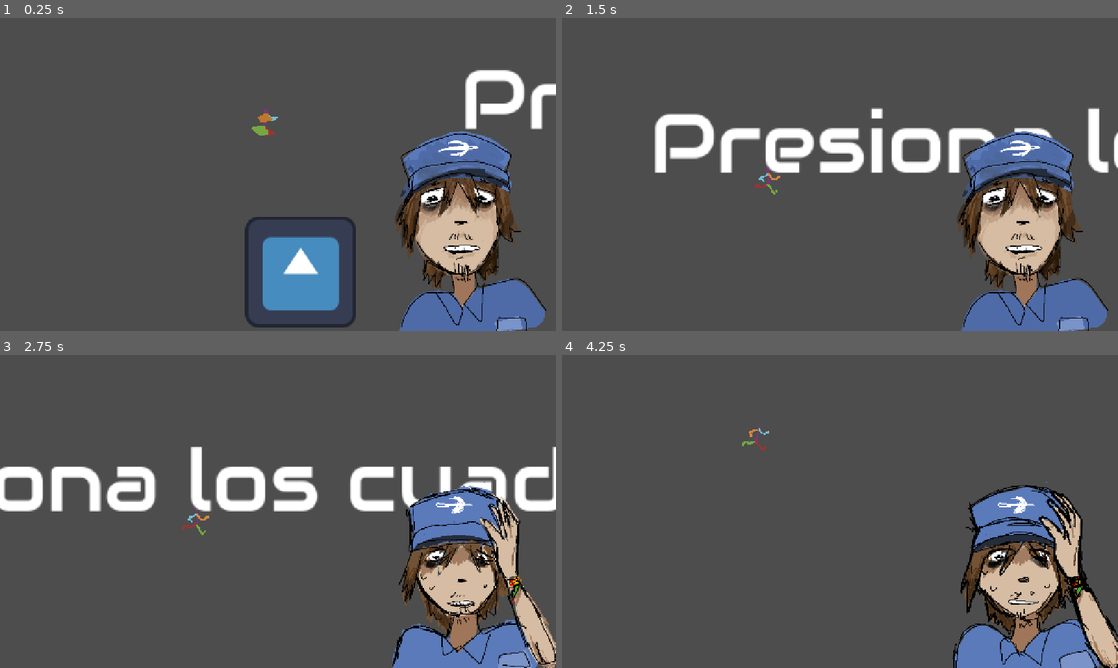
Above: before the commit, frames 1-4 (two rows, left to right).
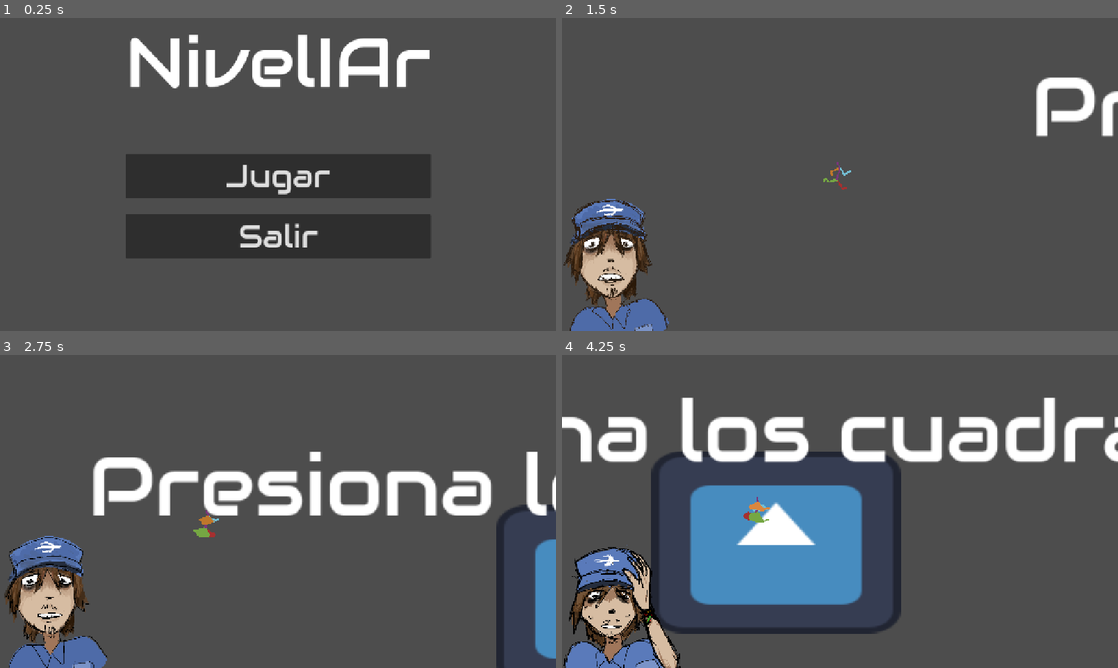
Above: after the commit, the same moments.

Repository: ActivePowah/ONIET-30-ODV
Game: Godot game, scene res://interfaz/menu.tscn
The game is run twice, just before and just after one commit, with the same random seed, the same clock (stepped at 60 frames per second) and the same inputs. Before the commit the project starts from res://sistemas/overworld/overworld.tscn. The engine's default icon, where the game draws it, is replaced by a stand-in: a white triangle on a blue panel in a dark square. Sound files missing from this copy of the repository are replaced by a short silence.
Inputs (mouse positions are in pixels of both pictures, inside the frame that each line leads up to):
- Up to frame 1 (0.25 s): no input
- Up to frame 2 (1.5 s): click (840, 174) at 0.5 s, where only the run after the commit has a clickable "Jugar"; click (728, 161) at 1.25 s, where only the run after the commit has a clickable "1"
- Up to frame 3 (2.75 s): move the mouse to (400, 495) at 2.02 s; press the mouse at (400, 495) at 2.03 s
- Up to frame 4 (4.25 s): move the mouse to (728, 527) at 2.77 s; release the mouse at (728, 527) at 2.78 s; click (728, 527) at 2.85 s; move the mouse to (895, 442) at 3.52 s; press the mouse at (895, 442) at 3.53 s

The runs differ from the first frame. In frame 1, 33% of the frame differs, in the area x 22-100%, y 5-100%; in frame 2, 24%; in frame 3, 28%; in frame 4, 40%, in the area x 0-100%, y 13-100%.

Commit message:
pequeños cambios flipo

Diff:
--- /dev/null
+++ b/interfaz/nivel_1.gd
@@ -0,0 +1,7 @@
+extends Button
+
+
+func _ready() -> void:
+	pressed.connect(func():
+		get_tree().change_scene_to_file("res://sistemas/overworld/nivel_1.tscn")
+		)
--- a/interfaz/selector_de_nivel.tscn
+++ b/interfaz/selector_de_nivel.tscn
@@ -1,6 +1,7 @@
 [gd_scene format=3 uid="uid://dv2on7vfyxj1b"]
 
 [ext_resource type="Theme" uid="uid://bao64fw2qf7ui" path="res://tema_principal.tres" id="1_moa8w"]
+[ext_resource type="Script" uid="uid://bgdeikxgxhh1g" path="res://interfaz/nivel_1.gd" id="2_bw4h4"]
 [ext_resource type="Script" uid="uid://b7grhsg5a1d83" path="res://interfaz/boton_volver.gd" id="2_f02h5"]
 
 [node name="CanvasLayer" type="CanvasLayer" unique_id=1076210625]
@@ -30,10 +31,11 @@
 theme_override_constants/separation = 60
 alignment = 1
 
-[node name="Button3" type="Button" parent="VBoxContainer/HBoxContainer" unique_id=1658415603]
+[node name="Nivel1" type="Button" parent="VBoxContainer/HBoxContainer" unique_id=1658415603]
 custom_minimum_size = Vector2(200, 200)
 layout_mode = 2
 text = "1"
+script = ExtResource("2_bw4h4")
 
 [node name="Button2" type="Button" parent="VBoxContainer/HBoxContainer" unique_id=1984612086]
 custom_minimum_size = Vector2(200, 0)
--- a/project.godot
+++ b/project.godot
@@ -11,7 +11,7 @@
 [application]
 
 config/name="ONIET-ODV-Nivela"
-run/main_scene="uid://xcv20aj60xv1"
+run/main_scene="uid://c8hsyfkkk0bbs"
 config/features=PackedStringArray("4.7", "Forward Plus")
 config/icon="res://icon.svg"
 
--- a/sistemas/componentes/componente_nivelador.gd
+++ b/sistemas/componentes/componente_nivelador.gd
@@ -12,10 +12,10 @@
 	rotacion_inicial = nodo_a_nivelar.rotation
 	area_de_agarre.mouse_entered.connect(_on_mouse_entered)
 	area_de_agarre.mouse_exited.connect(_on_mouse_exited)
-	#area_de_deteccion.body_entered.connect(func(body):
-		#if body is Jugador:
-			#jugador_encima = true
-		#)
+	area_de_deteccion.body_entered.connect(func(body):
+		if body is Jugador:
+			jugador_encima = true
+		)
 
 func _on_mouse_entered():
 	Mano.mouse_entered(self)
--- a/sistemas/overworld/cara_canvas.gd
+++ b/sistemas/overworld/cara_canvas.gd
@@ -16,7 +16,7 @@
 	tiempo_ahora -= delta
 	if tiempo_ahora <= tiempo_ans:
 		cara_sprite.play(&"ansioso")
-		#AudioManager.play_music(AudioManager.canciones[AudioManager.Canciones.ANSIOSO], AudioManager.music_player.get_playback_position())
+		AudioManager.play_music(AudioManager.canciones[AudioManager.Canciones.ANSIOSO], AudioManager.music_player.get_playback_position())
 	if tiempo_ahora <= tiempo_apurado:
 		#cara_sprite.play(&"apurado")
 		#AudioManager.play_music(AudioManager.canciones[AudioManager.Canciones.APURADO], AudioManager.music_player.get_playback_position())
--- a/sistemas/overworld/cara_canvas.tscn
+++ b/sistemas/overworld/cara_canvas.tscn
@@ -45,18 +45,16 @@
 
 [node name="Control" type="Control" parent="." unique_id=590265693]
 layout_mode = 3
-anchors_preset = 3
-anchor_left = 1.0
+anchors_preset = 2
 anchor_top = 1.0
-anchor_right = 1.0
 anchor_bottom = 1.0
-offset_left = -40.0
 offset_top = -40.0
-grow_horizontal = 0
+offset_right = 40.0
 grow_vertical = 0
 
 [node name="Cara" type="AnimatedSprite2D" parent="Control" unique_id=771750043]
-position = Vector2(-163, -199)
+position = Vector2(124.17787, -114.5)
+scale = Vector2(0.6778656, 0.6778656)
 sprite_frames = SubResource("SpriteFrames_aef47")
 animation = &"normal"
 autoplay = "normal"
--- a/sistemas/overworld/nivel_1.tscn
+++ b/sistemas/overworld/nivel_1.tscn
@@ -1,7 +1,17 @@
 [gd_scene format=3 uid="uid://8s3jkcccq1g8"]
 
 [ext_resource type="Script" uid="uid://48stx56iqlx7" path="res://sistemas/overworld/nivel.gd" id="1_xfh1s"]
-[ext_resource type="Texture2D" uid="uid://u5xiuekvy5lp" path="res://assets/musica/icon.svg" id="2_j7yn2"]
+[ext_resource type="Script" uid="uid://bcld1bfgimyjk" path="res://sistemas/componentes/componente_nivelador.gd" id="2_hgbn4"]
+[ext_resource type="PackedScene" uid="uid://bhb2vks51b4tk" path="res://sistemas/overworld/cara_canvas.tscn" id="3_hgbn4"]
+[ext_resource type="Texture2D" uid="uid://dd5370p8fe42i" path="res://icon.svg" id="3_n0lwm"]
+[ext_resource type="PackedScene" uid="uid://msqg6jg0oyxt" path="res://interfaz/efectos_agarrando.tscn" id="4_n0lwm"]
+[ext_resource type="PackedScene" uid="uid://bqntfgk0smxuh" path="res://entidades/jugador/jugador.tscn" id="5_8dk67"]
+
+[sub_resource type="RectangleShape2D" id="RectangleShape2D_r3k05"]
+size = Vector2(289, 211.5)
+
+[sub_resource type="RectangleShape2D" id="RectangleShape2D_hgbn4"]
+size = Vector2(1307, 275)
 
 [node name="Nivel1" type="Node2D" unique_id=1886793892 node_paths=PackedStringArray("spawn")]
 script = ExtResource("1_xfh1s")
@@ -16,15 +26,35 @@
 position = Vector2(6, 52)
 polygon = PackedVector2Array(-284, -72, 170, -60, 291, -103, 763, -107, 967.2954, 6.0488586, 1016, 33, 360, 141, -69, 149)
 
+[node name="ComponenteNivelador" type="Node2D" parent="StaticBody2D" unique_id=1972579857 node_paths=PackedStringArray("nodo_a_nivelar", "area_de_agarre", "area_de_deteccion")]
+script = ExtResource("2_hgbn4")
+nodo_a_nivelar = NodePath("..")
+area_de_agarre = NodePath("../Area2D")
+area_de_deteccion = NodePath("../Area2D2")
+metadata/_custom_type_script = "uid://bcld1bfgimyjk"
+
+[node name="Area2D" type="Area2D" parent="StaticBody2D" unique_id=440687199]
+
+[node name="Icon" type="Sprite2D" parent="StaticBody2D/Area2D" unique_id=1447117537]
+position = Vector2(887.5, 15.499998)
+scale = Vector2(2.2421875, 1.6328125)
+texture = ExtResource("3_n0lwm")
+
+[node name="CollisionShape2D" type="CollisionShape2D" parent="StaticBody2D/Area2D" unique_id=1524061473]
+position = Vector2(885.5, 11.75)
+shape = SubResource("RectangleShape2D_r3k05")
+
+[node name="Area2D2" type="Area2D" parent="StaticBody2D" unique_id=816511438]
+
+[node name="CollisionShape2D" type="CollisionShape2D" parent="StaticBody2D/Area2D2" unique_id=157560937]
+position = Vector2(356.5, 82.5)
+shape = SubResource("RectangleShape2D_hgbn4")
+
 [node name="StaticBody2D2" type="StaticBody2D" parent="." unique_id=546940838]
 
 [node name="CollisionPolygon2D" type="CollisionPolygon2D" parent="StaticBody2D2" unique_id=820356451]
 position = Vector2(442, 157)
 polygon = PackedVector2Array(937, -235, 971, -397, 737, -267, 528, -241, 707, -184)
-
-[node name="Icon" type="Sprite2D" parent="." unique_id=181746568]
-position = Vector2(91, 88)
-texture = ExtResource("2_j7yn2")
 
 [node name="Label" type="Label" parent="." unique_id=385155061]
 offset_left = 274.0
@@ -32,3 +62,15 @@
 offset_right = 663.0
 offset_bottom = -49.0
 text = "Presiona los cuadrados amarillos para rotar"
+
+[node name="CaraCanvas" parent="." unique_id=415942711 instance=ExtResource("3_hgbn4")]
+
+[node name="EffectosAgarrando" parent="." unique_id=756627589 instance=ExtResource("4_n0lwm")]
+
+[node name="Jugador" parent="." unique_id=870915588 node_paths=PackedStringArray("camara") instance=ExtResource("5_8dk67")]
+position = Vector2(16, -96)
+camara = NodePath("Camera2D")
+
+[node name="Camera2D" type="Camera2D" parent="Jugador" unique_id=2044790140]
+zoom = Vector2(2, 2)
+position_smoothing_enabled = true
--- a/sistemas/overworld/overworld.gd
+++ /dev/null
@@ -1,16 +0,0 @@
-extends Node2D
-
-@export var niveles : Array[PackedScene]
-@export var jugador : Jugador
-
-var nivel_ahora : Nivel
-
-func _ready() -> void:
-	cambiar_nivel(0)
-
-func cambiar_nivel(numero : int):
-	if nivel_ahora:
-		nivel_ahora.queue_free()
-	nivel_ahora = niveles[numero].instantiate()
-	jugador.global_position = nivel_ahora.spawn.global_position
-	add_child(nivel_ahora)
--- a/sistemas/overworld/overworld.tscn
+++ /dev/null
@@ -1,24 +0,0 @@
-[gd_scene format=3 uid="uid://xcv20aj60xv1"]
-
-[ext_resource type="Script" uid="uid://de63n2hd8pxjf" path="res://sistemas/overworld/overworld.gd" id="1_06812"]
-[ext_resource type="PackedScene" uid="uid://bqntfgk0smxuh" path="res://entidades/jugador/jugador.tscn" id="1_c2dhu"]
-[ext_resource type="PackedScene" uid="uid://bhb2vks51b4tk" path="res://sistemas/overworld/cara_canvas.tscn" id="2_cvmmj"]
-[ext_resource type="PackedScene" uid="uid://8s3jkcccq1g8" path="res://sistemas/overworld/nivel_1.tscn" id="2_qwgsk"]
-[ext_resource type="PackedScene" uid="uid://cm8fa48k0t7ck" path="res://sistemas/overworld/nivel_2.tscn" id="3_si76k"]
-[ext_resource type="PackedScene" uid="uid://msqg6jg0oyxt" path="res://interfaz/efectos_agarrando.tscn" id="6_x56mk"]
-
-[node name="Overworld" type="Node2D" unique_id=1776306393 node_paths=PackedStringArray("jugador")]
-script = ExtResource("1_06812")
-niveles = Array[PackedScene]([ExtResource("2_qwgsk"), ExtResource("3_si76k")])
-jugador = NodePath("Jugador")
-
-[node name="CaraCanvas" parent="." unique_id=415942711 instance=ExtResource("2_cvmmj")]
-
-[node name="EffectosAgarrando" parent="." unique_id=756627589 instance=ExtResource("6_x56mk")]
-
-[node name="Jugador" parent="." unique_id=870915588 node_paths=PackedStringArray("camara") instance=ExtResource("1_c2dhu")]
-camara = NodePath("Camera2D")
-
-[node name="Camera2D" type="Camera2D" parent="Jugador" unique_id=926362710]
-zoom = Vector2(2, 2)
-position_smoothing_enabled = true
--- a/sistemas/singletons/audio_manager.tscn
+++ b/sistemas/singletons/audio_manager.tscn
@@ -2,11 +2,13 @@
 
 [ext_resource type="Script" uid="uid://db00e65bo4fyv" path="res://sistemas/singletons/audio_manager.gd" id="1_goeia"]
 [ext_resource type="AudioStream" uid="uid://buqtpft0y222n" path="res://assets/musica/Cancion1.ogg" id="2_ytl3b"]
+[ext_resource type="AudioStream" uid="uid://b6fjkpqqhg2rq" path="res://assets/musica/Cancion1B.ogg" id="3_v1yx6"]
 
 [node name="AudioManager" type="Node" unique_id=915187914]
 script = ExtResource("1_goeia")
 canciones = Dictionary[int, AudioStream]({
-0: ExtResource("2_ytl3b")
+0: ExtResource("2_ytl3b"),
+1: ExtResource("3_v1yx6")
 })
 
 [node name="MusicPlayer" type="AudioStreamPlayer" parent="." unique_id=620948440]
Not shown, added: assets/musica/Cancion1B.ogg.import
Not shown, added: assets/musica/despausa.wav.import
Not shown, added: assets/musica/pausa.wav.import
Not shown, added: assets/sprites/corriendose oghh/run1.png.import
Not shown, added: assets/sprites/corriendose oghh/run2.png.import
Not shown, added: assets/sprites/corriendose oghh/run3.png.import
Not shown, added: assets/sprites/corriendose oghh/run4.png.import
Not shown, added: assets/sprites/corriendose oghh/run5.png.import
Not shown, added: assets/sprites/corriendose oghh/run6.png.import
Not shown, added: assets/sprites/corriendose oghh/run7.png.import
Not shown, added: assets/sprites/portrait 3a.png.import
Not shown, added: assets/sprites/portrait 3b.png.import
(and 2 more such lines)
